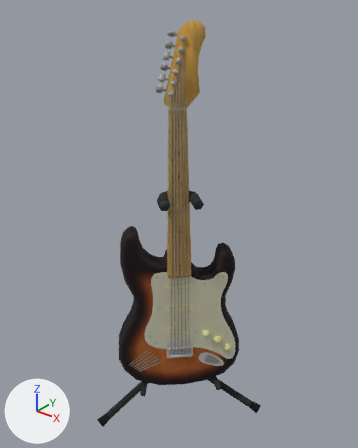
The glTF model app/static/room/models/f1644.glb, before and after one commit.
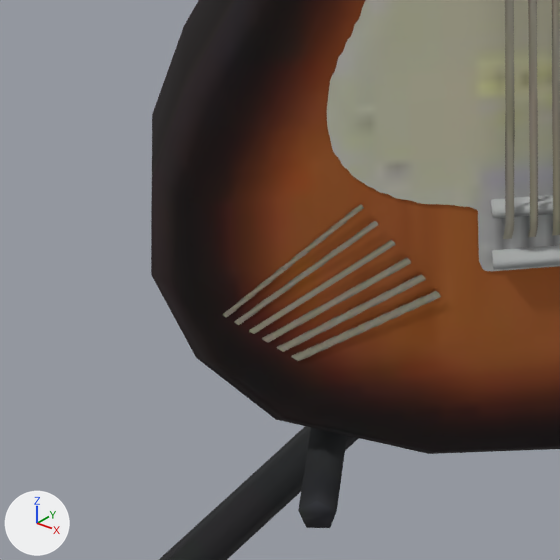
Old and new are each drawn whole from a 50 mm camera at (9.98, -12.48, 16.58) aimed at (-0.43, 0.53, 8.52) and again close up on the part from 27% to 50% of the width and 71% to 90% of the height. The lights are fixed; the arrows at lower left show +X, +Y and +Z. The older version's two pictures come first. Where no turn or scale is listed for an object, it has been applied to the vertices. Vertices at exactly the same position are counted once.
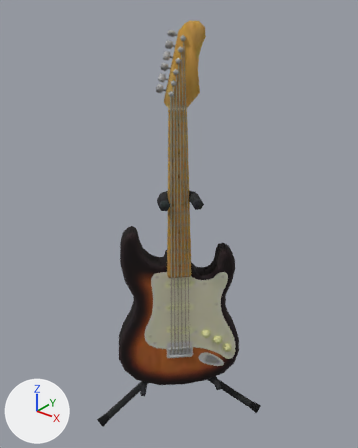
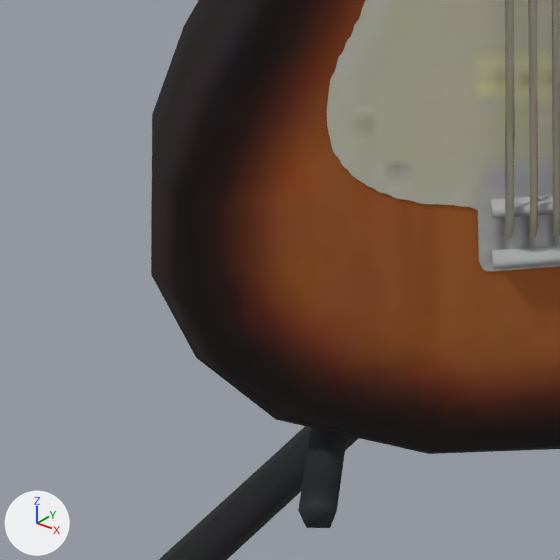
Location of each change, (x1, y1, x2, y2) in pixels of the close-ups (560 x 560 px):
part 1 of me_mesh_0, deleted
    before: (223, 204, 441, 361)

The change, as a list of edits to the scene's bpy script:
```text
Change me_mesh_0:
    used by ob_mesh_0; location = (-3.351, 3.351, -0.015)
    remove me_mesh_0.from_pydata(...)  # 716 vertices, 1183 faces; spans x 0.0..6.3, y -6.3..0.0, z 0.0..15.5
    add me_mesh_0.from_pydata(...)  # 712 vertices, 1181 faces; spans x 0.0..6.3, y -6.3..0.0, z 0.0..15.5
    me_mesh_0 part 1: the loose piece of 4 vertices spanning x 2.0..3.2, y -5.2..-4.1, z 2.2..3.8 is deleted
    remove me_mesh_0.materials.append(mat_mrefabric)
```
